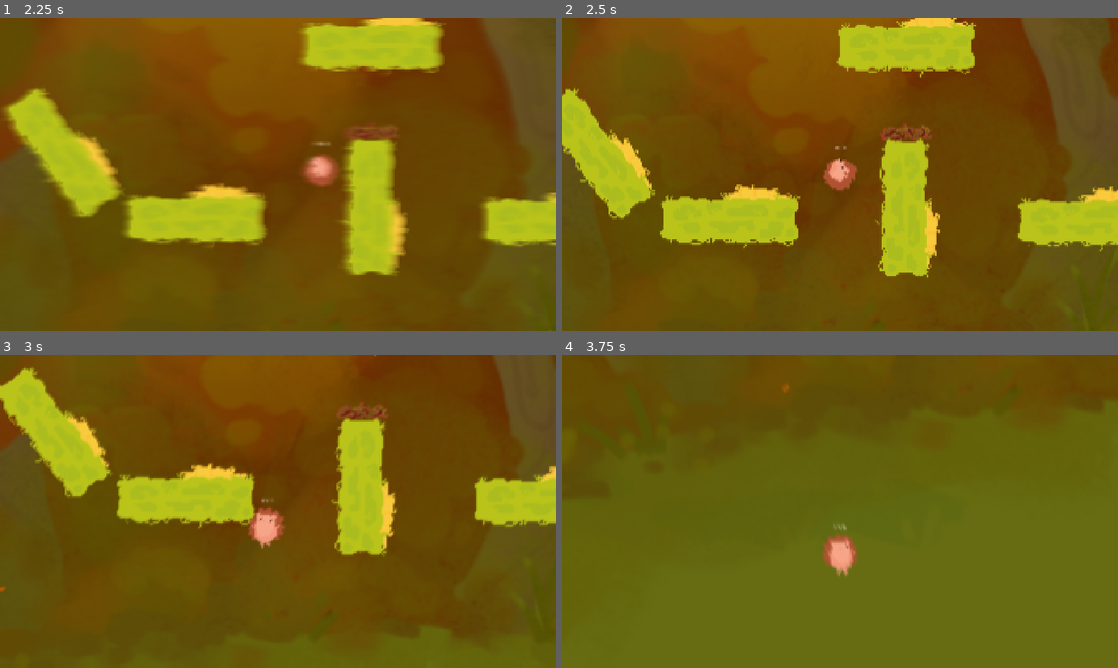
Above: before the commit, frames 1-4 (two rows, left to right).
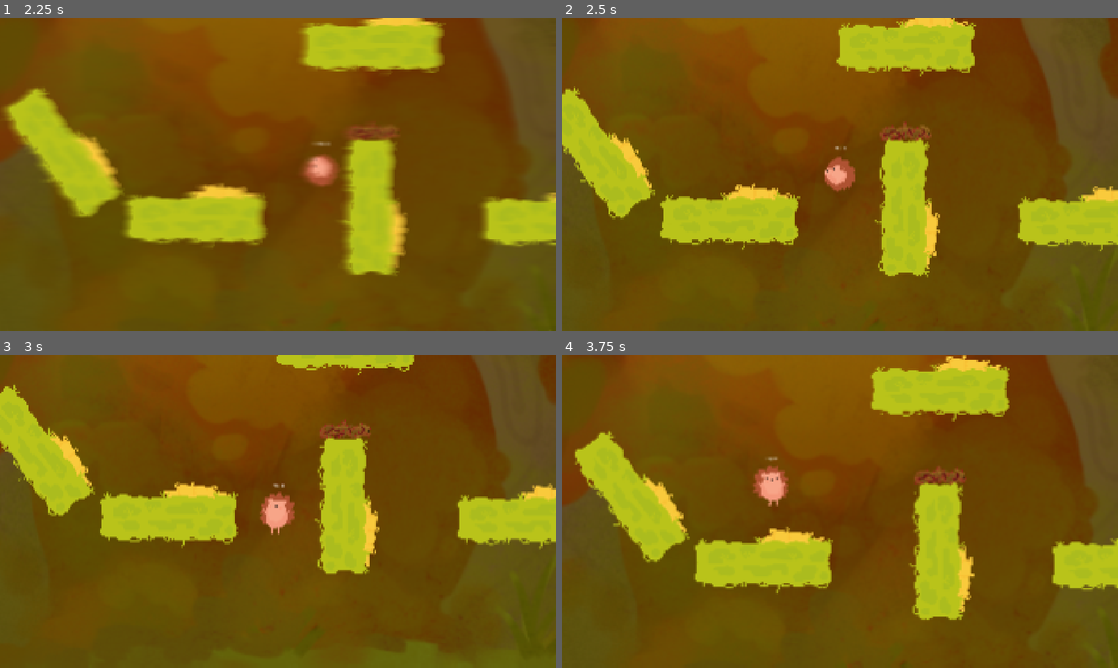
Above: after the commit, the same moments.

Repository: ParadoxicXenos/haven-game-wlg
Game: Godot game, scene res://Scenes/title_screen.tscn
Same seed, same stepped clock (60 frames per second), same inputs: the game is played once before the commit and once after it.
Inputs (mouse positions are in pixels of both pictures, inside the frame that each line leads up to):
- Up to frame 1 (2.25 s): click (183, 215) at 0.5 s; move the mouse to (400, 158) at 1.27 s; press the mouse at (400, 158) at 1.28 s; hold Right (right) from 1.28 s (still down); tap Up (up) at 1.52, 1.55, 1.82, 2.1 s; tap Enter at 2 s; move the mouse to (166, 190) at 2.02 s; release the mouse at (166, 190) at 2.03 s
- Up to frame 2 (2.5 s): keep holding Right (right); tap Up (up) at 2.27 s; click (728, 190) at 2.3 s
- Up to frame 3 (3 s): tap Up (up) at 2.57 s; move the mouse to (333, 442) at 2.77 s; release Right (right) at 2.78 s; press the mouse at (333, 442) at 2.78 s; hold Left (left) from 2.78 s (still down)
- Up to frame 4 (3.75 s): tap Up (up) at 3.05 s; move the mouse to (812, 574) at 3.52 s; release Left (left) at 3.53 s; release the mouse at (812, 574) at 3.53 s; hold Right (right) from 3.53 s (still down); click (812, 574) at 3.6 s

Frame 1 is identical in both runs. In frame 2, 1.0% of the frame differs, in the area x 0-100%, y 0-83%; in frame 3, 18%; in frame 4, 80%, in the area x 0-100%, y 0-100%.

Commit message:
Controller Mouse Parody
Started making it so you can also cancel a sling on mouse

Diff:
--- a/game/Scenes/player.tscn
+++ b/game/Scenes/player.tscn
@@ -19,7 +19,7 @@
 position = Vector2(3, -1083)
 amount = 70
 texture = ExtResource("5_x3wgy")
-lifetime = 8.0
+lifetime = 9.0
 randomness = 0.49
 fixed_fps = 60
 draw_order = 1
@@ -42,6 +42,7 @@
 
 [node name="arrow" parent="CharacterBody2D" unique_id=775735066 node_paths=PackedStringArray("parent", "charBody") groups=["player"] instance=ExtResource("3_6t5aa")]
 parent = NodePath("../..")
+stickSpeed = null
 charBody = NodePath("..")
 
 [node name="release timer" type="Timer" parent="CharacterBody2D/arrow" unique_id=541860608]
--- a/game/Scripts/arrow.gd
+++ b/game/Scripts/arrow.gd
@@ -2,7 +2,7 @@
 
 @export var parent : Node2D
 var OGmousePos
-@export var stickSpeed = 1000
+@export var stickMult = 1000
 const arrowMult = 0.5
 @onready var arrowLine = $arrowLine
 @onready var arrowHead = $arrowHead
@@ -20,34 +20,37 @@
 
 # Called every frame. 'delta' is the elapsed time since the previous frame.
 func _process(delta: float) -> void:
-	if 1==1:
-		playerPos = charBody.global_position
+	print(stickMult)
 
-		if charBody.canSling:
-			if Input.is_action_just_pressed("click"):
-				OGmousePos = get_global_mouse_position()
-				arrowLine.set_point_position(0,Vector2(0,0))
+	playerPos = charBody.global_position
+
+	if charBody.canSling:
+		if Input.is_action_just_pressed("click"):
+			OGmousePos = get_global_mouse_position()
+			arrowLine.set_point_position(0,Vector2(0,0))
 
 
-			elif Input.is_action_pressed("click") && Input.is_action_just_pressed("click") == false:
-				charBody.canMove = false
-				arrowLine.visible = true
-				arrowHead.visible = true
-				var mouseVec= OGmousePos-get_global_mouse_position()
+		elif Input.is_action_pressed("click") && Input.is_action_just_pressed("click") == false:
+			charBody.canMove = false
+			arrowLine.visible = true
+			arrowHead.visible = true
+			var mouseVec= OGmousePos-get_global_mouse_position()
+			# If bigger than 1000 it needs to clamp
+			if (mouseVec.length() > stickMult) :
+				mouseVec = mouseVec.normalized() * stickMult
+			arrowLine.set_point_position(1,Vector2(0,0)+mouseVec*arrowMult)
+			arrowHead.position = Vector2(0,0) + mouseVec * arrowMult
+			arrowHead.look_at(playerPos)
+			arrowHead.rotation_degrees -= 90
+
+		if Input.is_action_just_released("click"):
+			var mouseVec= OGmousePos-get_global_mouse_position()
+			# allow the player to cancel a sling by leaving the mouse where it started
+			if ( round(abs(mouseVec.x)) > 40 || round(abs(mouseVec.y)) > 40):
+				charBody.slinging = true
 				# If bigger than 1000 it needs to clamp
-				if (mouseVec.length() > stickSpeed) :
-					mouseVec = mouseVec.normalized() * stickSpeed
-				arrowLine.set_point_position(1,Vector2(0,0)+mouseVec*arrowMult)
-				arrowHead.position = Vector2(0,0) + mouseVec * arrowMult
-				arrowHead.look_at(playerPos)
-				arrowHead.rotation_degrees -= 90
-
-			if Input.is_action_just_released("click"):
-				charBody.slinging = true
-				var mouseVec= OGmousePos-get_global_mouse_position()
-				# If bigger than 1000 it needs to clamp
-				if (mouseVec.length() > stickSpeed) :
-					mouseVec = mouseVec.normalized() * stickSpeed
+				if (mouseVec.length() > stickMult) :
+					mouseVec = mouseVec.normalized() * stickMult
 				arrowLine.visible = false
 				arrowHead.visible = false
 				charBody.arrowSpeed = mouseVec
@@ -55,6 +58,11 @@
 				arrowHead.global_rotation += arrowHead.get_angle_to(Vector2(0,0))
 				charBody.canMove = true
 				charBody.canSling = false
+			else :
+				charBody.arrowSpeed = Vector2(0, 0)
+				charBody.canMove = true
+				arrowLine.visible = false
+				arrowHead.visible = false
 
 	if charBody.controller == true:
 		print("time left: ", $"release timer2".time_left)
@@ -68,15 +76,14 @@
 				arrowLine.visible = true
 				arrowHead.visible = true
 
-				#if (Input.get_vector("Rright","Rleft","Rdown","Rup") - controllerInput < Vector(0,0) && controllerInput > Vector2 (300,300) || controllerInput < Vector2 (-300,-300)):
-				var movementDiff = controllerInput.distance_to(Input.get_vector("Rright","Rleft","Rdown","Rup") * stickSpeed)
+				var movementDiff = controllerInput.distance_to(Input.get_vector("Rright","Rleft","Rdown","Rup") * stickMult)
 				#print("diff: ", movementDiff)
 				if movementDiff > 400:
 					backup_input = controllerInput
 					$"release timer2".start(0.3)
 					print("diff is big: ", movementDiff)
 				controllerInput = Input.get_vector("Rright","Rleft","Rdown","Rup")
-				controllerInput *= stickSpeed
+				controllerInput *= stickMult
 				arrowLine.set_point_position(1,Vector2(0,0)+controllerInput*arrowMult)
 				arrowHead.position = Vector2(0,0) + controllerInput * arrowMult
 				arrowHead.look_at(playerPos)
--- /dev/null
+++ b/game/settings.tscn
@@ -0,0 +1,73 @@
+[gd_scene format=3 uid="uid://b3f21ee66cpxw"]
+
+[ext_resource type="Texture2D" uid="uid://dl7iogfl1gib0" path="res://Art/image.png" id="1_ohexs"]
+[ext_resource type="Texture2D" uid="uid://doi6hgomliucf" path="res://Art/Title1.svg" id="2_1k4ii"]
+[ext_resource type="Texture2D" uid="uid://cbf6w15107yhh" path="res://Art/Title2.svg" id="3_82xqq"]
+[ext_resource type="Texture2D" uid="uid://dc2kjw0s0lthc" path="res://Art/Title3.svg" id="4_y43lv"]
+[ext_resource type="Texture2D" uid="uid://1blchau4llq5" path="res://Art/Title4.svg" id="5_7eiv2"]
+[ext_resource type="Script" uid="uid://ljmqo8f6bh2b" path="res://Scripts/animated_sprite_2d.gd" id="6_tk3m0"]
+[ext_resource type="PackedScene" uid="uid://ck78qorhe885u" path="res://Scenes/daven_menu.tscn" id="7_fdp2d"]
+[ext_resource type="Texture2D" uid="uid://cjvp7wdxsvf41" path="res://Art/New Button1.svg" id="9_c6byp"]
+[ext_resource type="Texture2D" uid="uid://c8a0wqyw575sb" path="res://Art/New Button2.svg" id="10_iii5v"]
+
+[sub_resource type="SpriteFrames" id="SpriteFrames_xyjnm"]
+animations = [{
+"frames": [{
+"duration": 1.0,
+"texture": ExtResource("2_1k4ii")
+}, {
+"duration": 1.0,
+"texture": ExtResource("3_82xqq")
+}, {
+"duration": 1.0,
+"texture": ExtResource("4_y43lv")
+}, {
+"duration": 1.0,
+"texture": ExtResource("5_7eiv2")
+}],
+"loop": 1,
+"name": &"Standard",
+"speed": 8.0
+}]
+
+[node name="Settings" type="Node2D" unique_id=1277428395]
+
+[node name="Parallax2D" type="Parallax2D" parent="." unique_id=144164287]
+scroll_scale = Vector2(0.785, 0.785)
+repeat_size = Vector2(10080, 0)
+repeat_times = 658
+
+[node name="Sprite2D" type="Sprite2D" parent="Parallax2D" unique_id=404033060]
+position = Vector2(1085.9999, 768.99994)
+scale = Vector2(7, 7)
+texture = ExtResource("1_ohexs")
+
+[node name="AnimatedSprite2D" type="AnimatedSprite2D" parent="." unique_id=1689724053]
+visible = false
+position = Vector2(1191, 401)
+scale = Vector2(0.80769235, 0.8076923)
+sprite_frames = SubResource("SpriteFrames_xyjnm")
+animation = &"Standard"
+script = ExtResource("6_tk3m0")
+
+[node name="Player" parent="." unique_id=591414065 instance=ExtResource("7_fdp2d")]
+visible = false
+position = Vector2(171, 787)
+
+[node name="TextureButton" type="TextureButton" parent="." unique_id=1355715962]
+visible = false
+offset_left = 361.0
+offset_top = 553.0
+offset_right = 843.0
+offset_bottom = 772.0
+texture_normal = ExtResource("9_c6byp")
+texture_pressed = ExtResource("9_c6byp")
+texture_hover = ExtResource("10_iii5v")
+
+[node name="CheckButton" type="CheckButton" parent="." unique_id=1046277067]
+offset_left = 214.0
+offset_top = 186.0
+offset_right = 403.0
+offset_bottom = 217.0
+scale = Vector2(2, 2)
+text = "Invert Sling Inputs"
